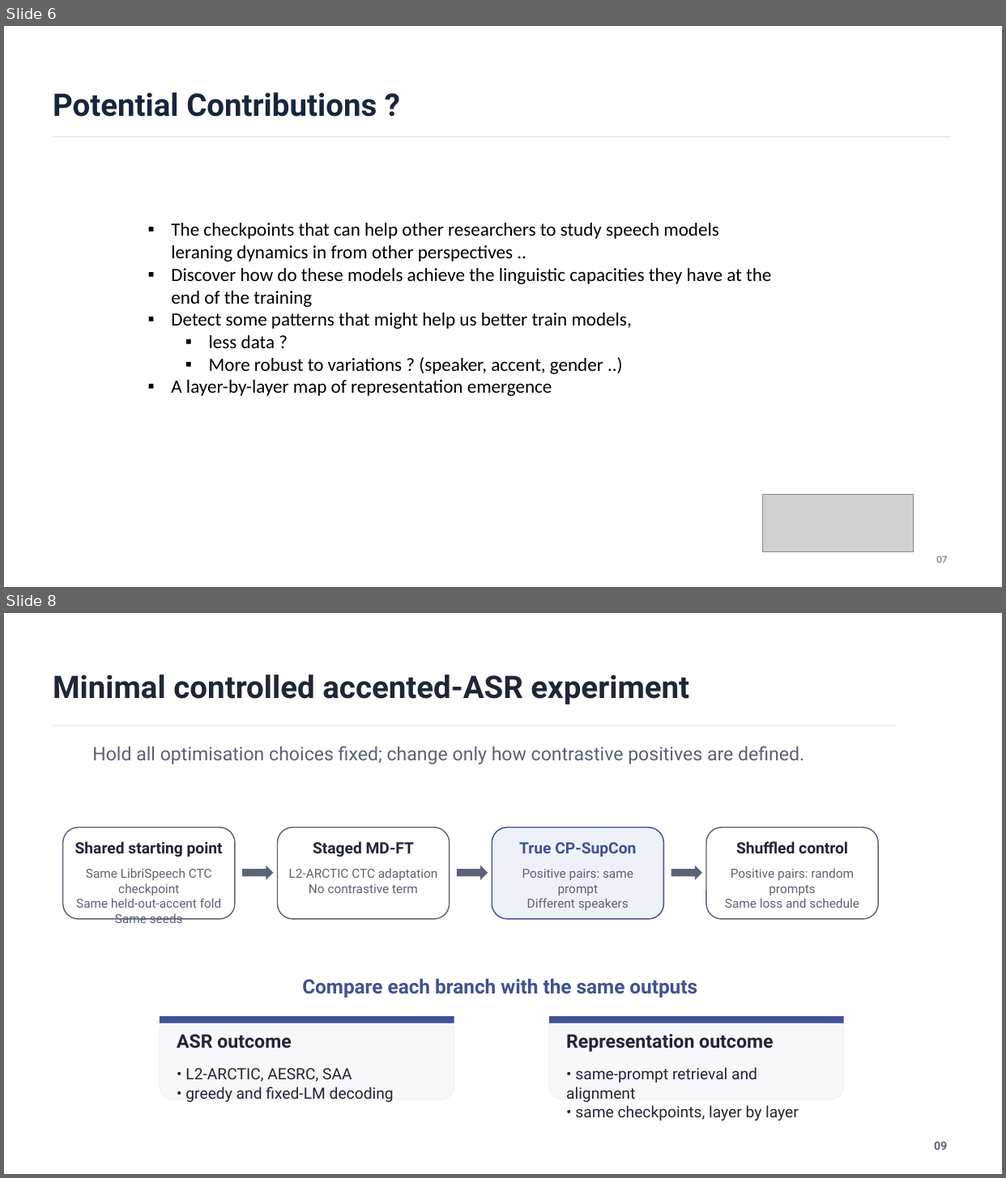
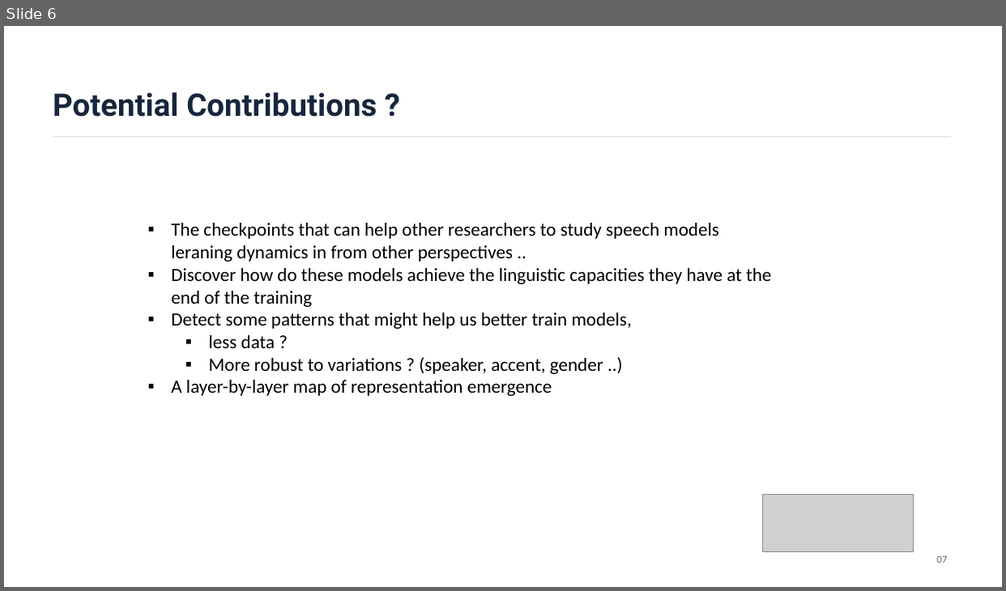
Before and after one commit to khaous-noureddine/Speech-Accent-Analysis, a slide deck: speech_pretraining_project_discussion_with_accented_speech.pptx. Shown one above the other, each under a label of ours: slides 6 and 8 before the commit, slide 6 after it; the slides between them are not shown. The pictures are 1006x1178 and 1006x591 pixels, drawn with LibreOffice and Linux fonts; fonts in the diff are those of the drawing; grey boxes stand for pictures. Boxes give left, top, right and bottom in pixels: in the first picture for what was removed or moved away, otherwise in the second. Text is boxed around its words. In the diff, an @@ line names an element or a change of style, - is before the commit and + after.

Commit message:
docs: condense accented ASR slides

```diff
--- a/speech_pretraining_project_discussion_with_accented_speech.pptx
+++ b/speech_pretraining_project_discussion_with_accented_speech.pptx
@@ slide 8 removed at (4,613,1002,1174), background #FFFFFF @@
@@ text removed at (53,675,689,705) @@
-Minimal controlled accented-ASR experiment
@@ rectangle removed at (53,725,896,726) @@
@@ text removed at (92,746,804,764) @@
-Hold all optimisation choices fixed; change only how contrastive positives are defined.
@@ rounded rectangle removed at (63,828,236,919) @@
@@ rounded rectangle removed at (277,828,450,919) @@
@@ rounded rectangle removed at (492,828,664,919) @@
@@ rounded rectangle removed at (706,828,879,919) @@
@@ text removed at (75,841,223,857) @@
-Shared starting point
@@ text removed at (313,841,414,857) @@
-Staged MD-FT
@@ text removed at (519,842,636,857) @@
-True CP-SupCon
@@ text removed at (736,841,848,854) @@
-Shuffled control
@@ text removed at (76,868,221,923) @@
-Same LibriSpeech CTC checkpoint
-Same held-out-accent fold
-Same seeds
@@ right arrow removed at (242,865,274,880) @@
@@ text removed at (289,868,437,893) @@
-L2-ARCTIC CTC adaptation
-No contrastive term
@@ right arrow removed at (457,865,488,880) @@
@@ text removed at (522,869,633,910) @@
-Positive pairs: same prompt
-Different speakers
@@ right arrow removed at (671,865,702,880) @@
@@ text removed at (725,868,859,908) @@
-Positive pairs: random prompts
-Same loss and schedule
@@ text removed at (302,978,697,998) @@
-Compare each branch with the same outputs
@@ rounded rectangle removed at (160,1016,454,1101) @@
@@ rectangle removed at (160,1016,454,1023) @@
@@ rounded rectangle removed at (549,1016,844,1101) @@
@@ rectangle removed at (549,1016,844,1023) @@
@@ text removed at (177,1034,291,1049) @@
-ASR outcome
@@ text removed at (566,1034,773,1052) @@
-Representation outcome
@@ text removed at (185,1068,394,1102) @@
-• L2-ARCTIC, AESRC, SAA
-• greedy and fixed-LM decoding
@@ text removed at (566,1067,799,1121) @@
-• same-prompt retrieval and alignment
-• same checkpoints, layer by layer
@@ text removed at (934,1142,947,1150) @@
-09
```
Also in this commit, not shown: 2 slides changed, 1 slide added.
